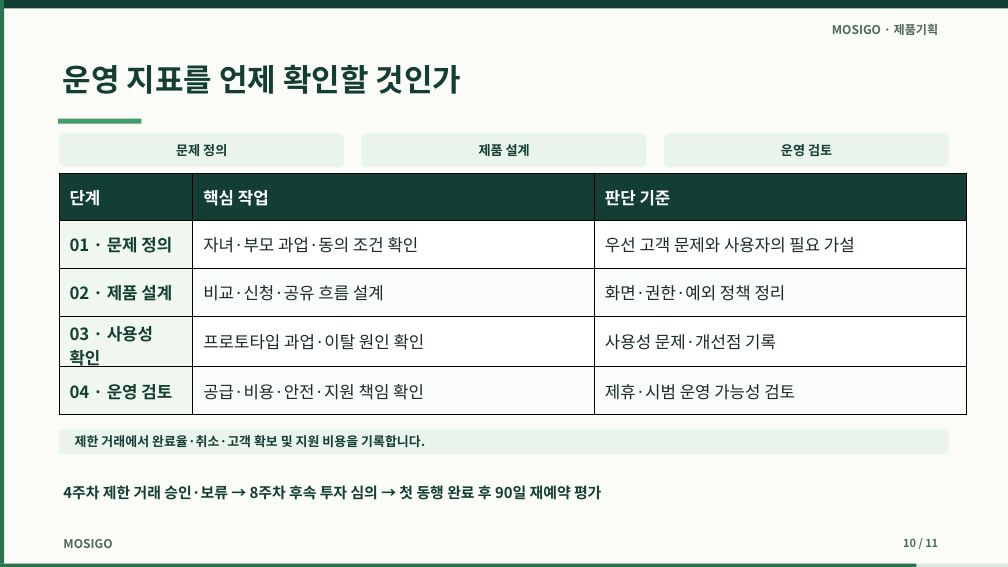
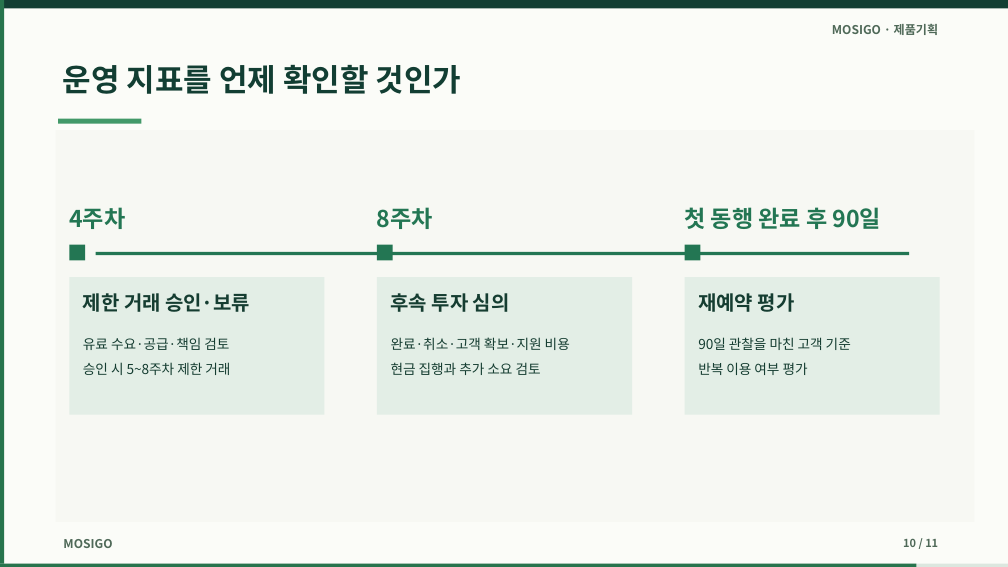
Before and after one commit to dohyunkimmm/mosigo-case-study, a slide deck: slide 10 of downloads/mosigo_report.pptx. Drawn at 1008x567 pixels with LibreOffice and Linux fonts; fonts in the diff are those of the drawing. Boxes give left, top, right and bottom in pixels: in the first picture for what was removed or moved away, otherwise in the second. Text is boxed around its words. In the diff, an @@ line names an element or a change of style, - is before the commit and + after.

```diff
--- a/downloads/mosigo_report.pptx
+++ b/downloads/mosigo_report.pptx
@@ rectangle added at <box>56,130,975,522</box>, fill #F7F8F3 @@
@@ rounded rectangle removed at <box>59,133,344,167</box> @@
@@ text removed at <box>176,144,227,156</box> @@
-문제 정의
@@ rounded rectangle removed at <box>361,133,647,167</box> @@
@@ text removed at <box>479,144,530,156</box> @@
-제품 설계
@@ rounded rectangle removed at <box>664,133,949,167</box> @@
@@ text removed at <box>781,144,832,156</box> @@
-운영 검토
@@ table removed at <box>59,173,966,411</box>, 5 rows, 3 columns @@
-단계 | 핵심 작업 | 판단 기준
-01 · 문제 정의 | 자녀·부모 과업·동의 조건 확인 | 우선 고객 문제와 사용자의 필요 가설
-02 · 제품 설계 | 비교·신청·공유 흐름 설계 | 화면·권한·예외 정책 정리
-03 · 사용성 확인 | 프로토타입 과업·이탈 원인 확인 | 사용성 문제·개선점 기록
-04 · 운영 검토 | 공급·비용·안전·지원 책임 확인 | 제휴·시범 운영 가능성 검토
@@ text added at <box>69,207,125,229</box>, 22 pt, text #237653, bold @@
+4주차
@@ text added at <box>377,207,433,229</box>, 22 pt, text #237653, bold @@
+8주차
@@ text added at <box>685,207,881,229</box>, 22 pt, text #237653, bold @@
+첫 동행 완료 후 90일
@@ rectangle added at <box>70,245,85,261</box>, fill #237653 @@
@@ rectangle added at <box>95,252,909,255</box>, fill #237653 @@
@@ rectangle added at <box>377,245,393,261</box>, fill #237653 @@
@@ rectangle added at <box>685,245,701,261</box>, fill #237653 @@
@@ rectangle added at <box>70,278,325,415</box>, fill #E3EEE6 @@
@@ text added at <box>83,293,250,312</box>, 19 pt, text #153D31, bold @@
+제한 거래 승인·보류
@@ rectangle added at <box>377,278,633,415</box>, fill #E3EEE6 @@
@@ text added at <box>391,293,510,312</box>, 19 pt, text #153D31, bold @@
+후속 투자 심의
@@ rectangle added at <box>685,278,941,415</box>, fill #E3EEE6 @@
@@ text added at <box>698,293,795,312</box>, 19 pt, text #153D31, bold @@
+재예약 평가
@@ text added at <box>83,337,229,350</box>, 13 pt, text #153D31 @@
+유료 수요·공급·책임 검토
@@ text at <box>391,337,570,350</box>: text changed; size 12.3 to 13 pt; text colour #123E33 to #153D31; bold off @@
-제한 거래에서 완료율·취소·고객 확보 및 지원 비용을 기록합니다.
+완료·취소·고객 확보·지원 비용
@@ text "완료·취소·고객 확보·지원 비용" at <box>391,337,570,350</box>: vertical alignment middle to top @@
@@ text added at <box>698,337,851,350</box>, 13 pt, text #153D31 @@
+90일 관찰을 마친 고객 기준
@@ text added at <box>83,362,230,375</box>, 13 pt, text #153D31 @@
+승인 시 5~8주차 제한 거래
@@ text added at <box>391,362,541,375</box>, 13 pt, text #153D31 @@
+현금 집행과 추가 소요 검토
@@ text added at <box>698,362,808,375</box>, 13 pt, text #153D31 @@
+반복 이용 여부 평가
@@ rounded rectangle removed at <box>59,430,949,454</box> @@
@@ text removed at <box>63,485,601,500</box> @@
-4주차 제한 거래 승인·보류 → 8주차 후속 투자 심의 → 첫 동행 완료 후 90일 재예약 평가
```
Also in this commit, not shown: 1 other slide changed, 10 other files.
